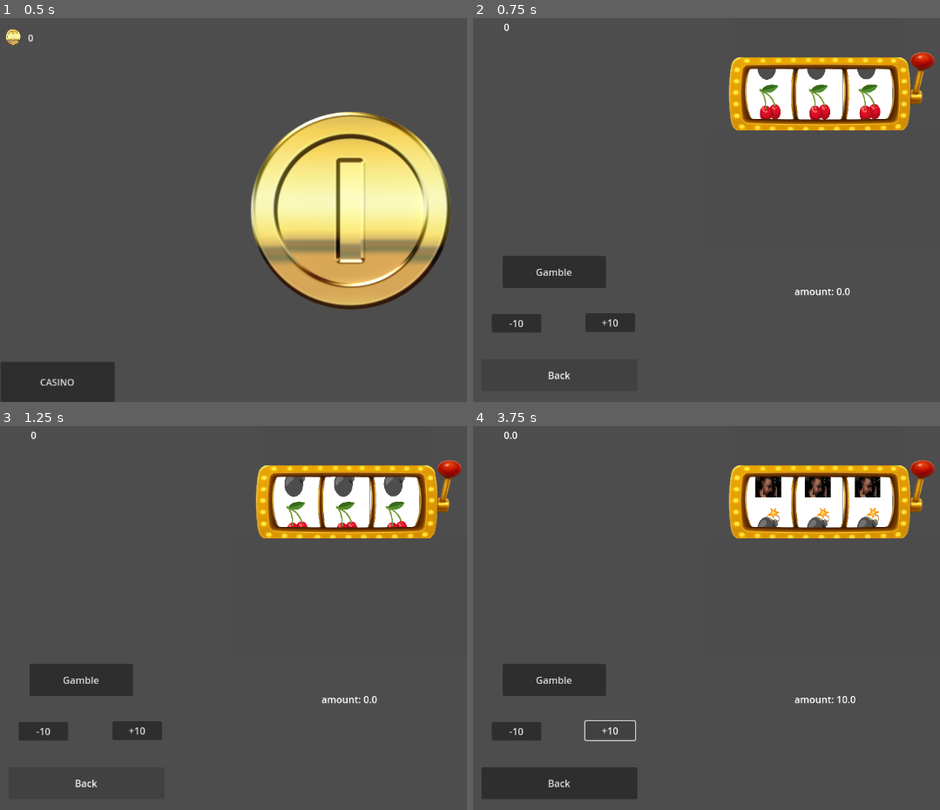
Above: before the commit, frames 1-4 (two rows, left to right).
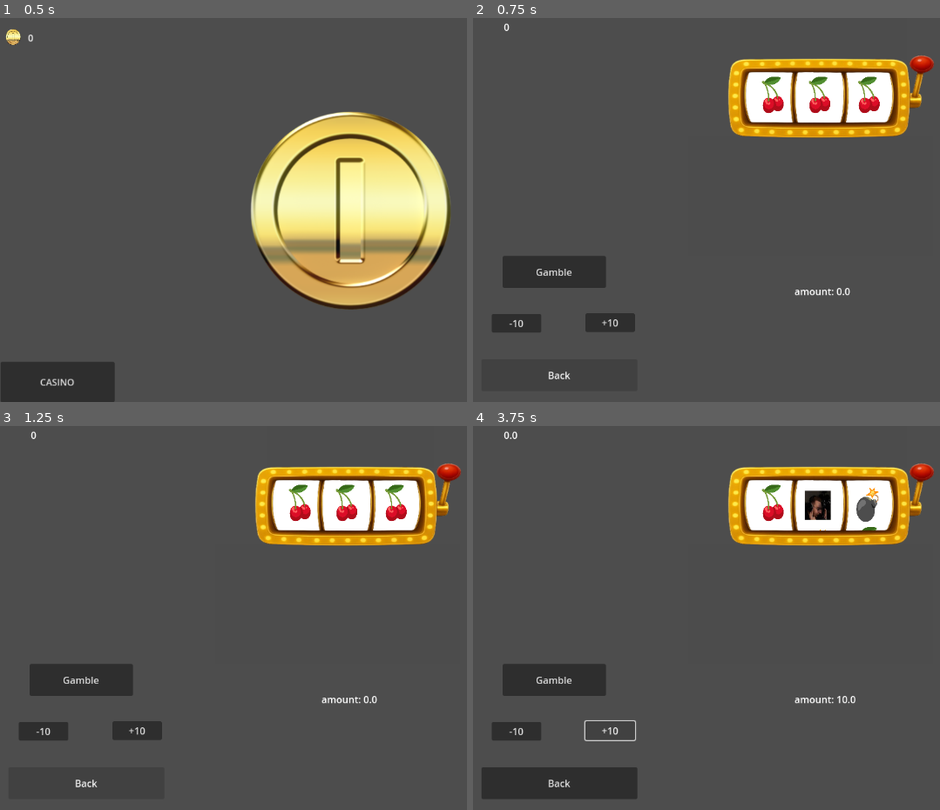
Above: after the commit, the same moments.

Repository: lostlp09/coinclicker_gambling_fixed
Game: Godot game, scene res://node_2d.tscn
Two runs of this game, one before a commit and one after it. Both use one fixed random seed, a clock stepped at 60 frames per second and the inputs below.
Inputs:
- Up to frame 1 (0.5 s): no input
- Up to frame 2 (0.75 s): click "CASINO" at 0.5 s
- Up to frame 3 (1.25 s): no input
- Up to frame 4 (3.75 s): click "Gamble" at 1.25 s; click "+10" at 2 s; click "-10" at 2.75 s; click "+10" at 3.5 s

Frame 1 is identical in both runs. In frame 2, 5.0% of the frame differs, in the area x 54-99%, y 8-32%; in frame 3, 5.0%; in frame 4, 5.4%.

Commit message:
added 90%working Gambling(my probllem is Cherry)
added 90%working Gambling(my probllem is Cherry)idk how ,but my cherry is not always in the middle like the other ones that doesnt make any sense lol

Diff:
--- a/CoinSimulator/Gambling.tscn
+++ b/CoinSimulator/Gambling.tscn
@@ -7,6 +7,7 @@
 [ext_resource type="Texture2D" uid="uid://u5dy375jh7ku" path="res://New Project.png" id="5_rcj3c"]
 [ext_resource type="Texture2D" uid="uid://bu4j5ig0wimmr" path="res://GOLDHGOLDGOLD.png" id="6_6owdv"]
 [ext_resource type="Texture2D" uid="uid://ceshfwemx3jb0" path="res://Screenshot 2025-10-03 105316.png" id="7_5no32"]
+[ext_resource type="Texture2D" uid="uid://fvum8g8pudk6" path="res://Screenshot 2025-10-04 151210.png" id="8_12745"]
 
 [node name="Gambling" type="Node2D"]
 script = ExtResource("1_jtgiy")
@@ -64,54 +65,64 @@
 "
 
 [node name="Goldhgoldgold" type="Sprite2D" parent="."]
-z_index = 1
-position = Vector2(1.06253, -205.563)
+z_index = 191
+position = Vector2(0, -200)
 scale = Vector2(0.510248, 0.370061)
 texture = ExtResource("6_6owdv")
 
 [node name="allslots" type="Node" parent="."]
 
 [node name="First" type="Sprite2D" parent="allslots" groups=["firstslot"]]
-position = Vector2(-87.75, -241.592)
+z_index = 3
+position = Vector2(-83, -440)
 scale = Vector2(0.0763889, 0.102539)
 texture = ExtResource("5_rcj3c")
 
 [node name="second" type="Sprite2D" parent="allslots" groups=["secondslot"]]
-position = Vector2(-5.74999, -241.592)
+z_index = 3
+position = Vector2(-5.75, -250)
 scale = Vector2(0.0763889, 0.102539)
 texture = ExtResource("5_rcj3c")
 
 [node name="third" type="Sprite2D" parent="allslots" groups=["thirdslot"]]
-position = Vector2(77, -242.03)
+position = Vector2(76, -250)
 scale = Vector2(0.0763889, 0.102539)
 texture = ExtResource("5_rcj3c")
 
 [node name="First2" type="Sprite2D" parent="allslots" groups=["firstslot"]]
-position = Vector2(-87.75, -438.563)
+z_index = 3
+position = Vector2(-83, -250)
 scale = Vector2(0.0763889, 0.102539)
 texture = ExtResource("5_rcj3c")
 
 [node name="second2" type="Sprite2D" parent="allslots" groups=["secondslot"]]
-position = Vector2(-5.74999, -438.563)
+z_index = 3
+position = Vector2(-5.75, -440)
 scale = Vector2(0.0763889, 0.102539)
 texture = ExtResource("5_rcj3c")
 
 [node name="third2" type="Sprite2D" parent="allslots" groups=["thirdslot"]]
-position = Vector2(76.25, -438.563)
+z_index = 3
+position = Vector2(76, -440)
 scale = Vector2(0.0763889, 0.102539)
 texture = ExtResource("5_rcj3c")
 
 [node name="Screenshot2025-10-03105316" type="Sprite2D" parent="."]
 z_index = 125
-position = Vector2(15, -27.5)
+position = Vector2(-17, -17)
 scale = Vector2(1, 1.51538)
 texture = ExtResource("7_5no32")
 
 [node name="Screenshot2025-10-03105317" type="Sprite2D" parent="."]
 z_index = 125
-position = Vector2(-3.875, -407.75)
+position = Vector2(3.00006, -404)
 scale = Vector2(0.682099, 2.47308)
 texture = ExtResource("7_5no32")
+
+[node name="Screenshot2025-10-04151210" type="Sprite2D" parent="."]
+position = Vector2(0, -180)
+scale = Vector2(0.978545, 0.549774)
+texture = ExtResource("8_12745")
 
 [connection signal="pressed" from="Button" to="Button" method="_on_pressed"]
 [connection signal="pressed" from="Button/Button2" to="." method="_on_button_2_pressed"]
--- a/CoinSimulator/gambleprocess.gd
+++ b/CoinSimulator/gambleprocess.gd
@@ -1,46 +1,169 @@
 extends Button
-
+const  cherry= -260.0
+const  Bomb = -180.0
+const pixel = -110.0
 @onready var amounttextobject =$"../Label"
 @onready var  allslots = $"../allslots"
 var Gambling:bool = false
+var pickedfirstsecondthird =0
+var yourposition=null
+var done  = 0
+const  resetpoint = -40
+const  maxhight = -440.0
 # Called when the node enters the scene tree for the first time.
 func _ready() -> void:
 	self.pressed.connect(gamblingactivated)
 
 func gamblingactivated() -> void:
-	if Money.money >= amounttextobject.get_meta("amount"):
+	var positionforslots = [cherry,Bomb,pixel]
+
+
+
+	if Money.money >= amounttextobject.get_meta("amount") and Gambling == false:
+		var spinlength  =randi_range(1,3)
+
+		var slotspcitures = []
+		slotspcitures = allslots.get_children()
+		Gambling = true
 		var amountyouwetted = amounttextobject.get_meta("amount")
 		var randomzahl = randi_range(1,100)
+		if randomzahl <= 50:
 
-
-		if randomzahl <= 50:
 			print("you lose")
 			Money.money-= amountyouwetted
+			print(positionforslots)
 		elif randomzahl <= 70:
+			var clonelist = positionforslots.duplicate()
+			var clone  =clonelist.pick_random()
+			positionforslots[0] = clone
+			clonelist.erase(clone)
+			positionforslots[1] = clone
+			clonelist.erase(clone)
+			positionforslots[2] = clonelist[0]
 			print("you lost half of the amount")
 			Money.money-= amountyouwetted/2
 		elif randomzahl <= 90:
-			print("you got a solid jackpot")
+			var randomnumber = randi_range(0,1)
+			if randomnumber == 0:
+				positionforslots = [cherry,cherry,cherry]
+			else:
+				positionforslots = [Bomb,Bomb,Bomb]
 			Money.money+= amountyouwetted/2
 		else:
+			positionforslots = [pixel,pixel,pixel]
+
 			Money.money+= amountyouwetted
 			print("you won the jackpot")
+		var current = 0
+		while Gambling:
+			for i in slotspcitures:
+				if i.is_in_group("firstslot") and pickedfirstsecondthird <= 1:
+					i.position.y += 10
+				elif  i.is_in_group("secondslot") and pickedfirstsecondthird <= 3:
+						i.position.y += 10
+				elif i.is_in_group("thirdslot") and pickedfirstsecondthird <= 5:
+						i.position.y += 10
+
+				if pickedfirstsecondthird== 1 and i.is_in_group("firstslot"):
+					if yourposition ==null:
+						yourposition = positionforslots.pick_random()
+						positionforslots.erase(yourposition)
+					if i.position.y >= yourposition:
+						var Name = i.name
+						if Name =="First":
+							for object in slotspcitures:
+								if object.name == "First2":
+
+									object.position.y += 10
+									if object.position.y >= resetpoint:
+										print("1")
+										object.position =  Vector2(-88.0,resetpoint)
+									break
 
 
-func _process(delta: float) -> void:
-	if  Gambling == false:
-		for i in allslots.get_children():
-			i.position.y += 0.5
-			if i.position.y >= -45 :
-				var newclone = i.duplicate()
-				if i.is_in_group("firstslot"):
+#----------------------------------------------------------------------------------------
+						current = 0
+						pickedfirstsecondthird = 2
+						yourposition = null
+						done = 1
 
-					newclone.position = Vector2(-82.937,-438.563)
+				if pickedfirstsecondthird == 3 and i.is_in_group("secondslot"):
 
-				elif  i.is_in_group("secondslot"):
-					newclone.position = Vector2(0.0,-438.563)
+					if yourposition == null:
+						yourposition = positionforslots.pick_random()
+						positionforslots.erase(yourposition)
 
-				else:
-					newclone.position = Vector2(81.063,-438.563)
-				allslots.add_child(newclone)
-				i.queue_free()
+					if i.position.y >= yourposition:
+						var Name = i.name
+
+						pickedfirstsecondthird = 4
+						yourposition = null
+						current = 0
+						done = 2
+
+						if Name =="second":
+							for object in slotspcitures:
+								if object.name == "second2":
+									object.position.y += 10
+									if object.position.y >= resetpoint:
+										print("2")
+										object.position =  Vector2(-5.75,resetpoint)
+
+									break
+#----------------------------------------------------------------------------------------
+				if pickedfirstsecondthird == 5 and i.is_in_group("thirdslot"):
+					if yourposition == null:
+						yourposition = positionforslots.pick_random()
+						positionforslots.erase(yourposition)
+
+
+					if i.position.y >= yourposition:
+						var Name = i.name
+						pickedfirstsecondthird = 6
+						current = 0
+						done = 3
+						Gambling = false
+						if Name =="third":
+							for object in slotspcitures:
+								if object.name == "third2":
+									object.position.y += 10
+									if object.position.y >= resetpoint:
+										print("3")
+										object.position =  Vector2(76.0,maxhight)
+
+									break
+				if i.position.y >= resetpoint:
+
+					if i.is_in_group("firstslot") and pickedfirstsecondthird <= 1:
+						if current !=  spinlength:
+							current += 1
+						if current == spinlength:
+							pickedfirstsecondthird = 1
+						i.position = Vector2(-83.0,maxhight)
+
+					elif  i.is_in_group("secondslot") and pickedfirstsecondthird <= 3:
+
+						if done == 1:
+
+							if current !=  spinlength:
+								current += 1
+							if current == spinlength:
+								pickedfirstsecondthird = 3
+						i.position = Vector2(-5.75,maxhight)
+
+					elif i.is_in_group("thirdslot") and pickedfirstsecondthird <= 5:
+
+						if done == 2:
+
+							if current !=  spinlength:
+								current += 1
+							if current == spinlength:
+								pickedfirstsecondthird = 5
+						i.position = Vector2(76.0,maxhight )
+			if Gambling == false:
+
+				done = 0
+				pickedfirstsecondthird = 0
+				yourposition = null
+				current = 0
+			await get_tree().create_timer(0.01).timeout
Not shown: 1 places in CoinSimulator/Gambling.tscn that only renumber resources
Binary file added: CoinSimulator/Screenshot 2025-10-04 151210.png
Not shown, added: CoinSimulator/Screenshot 2025-10-04 151210.png.import
